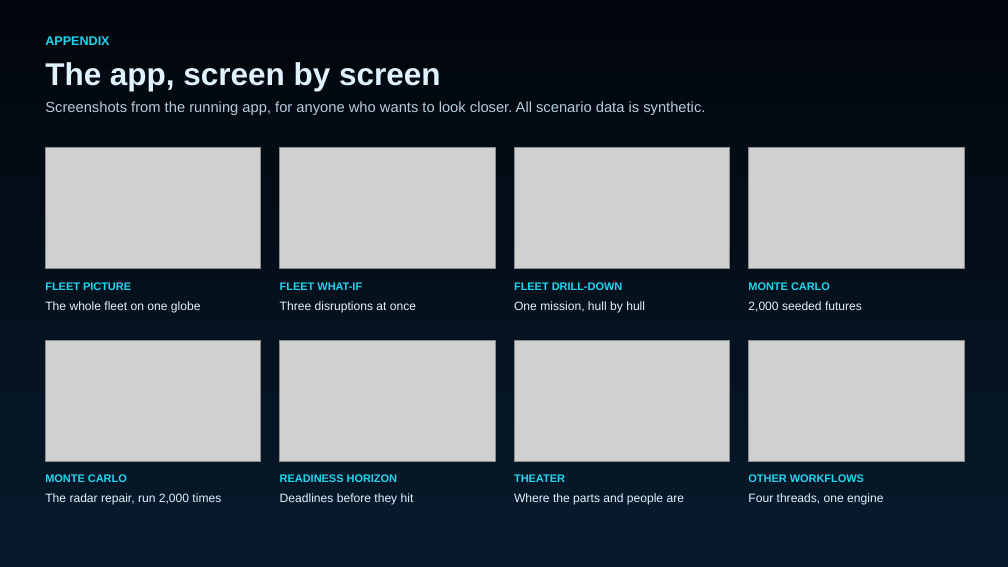
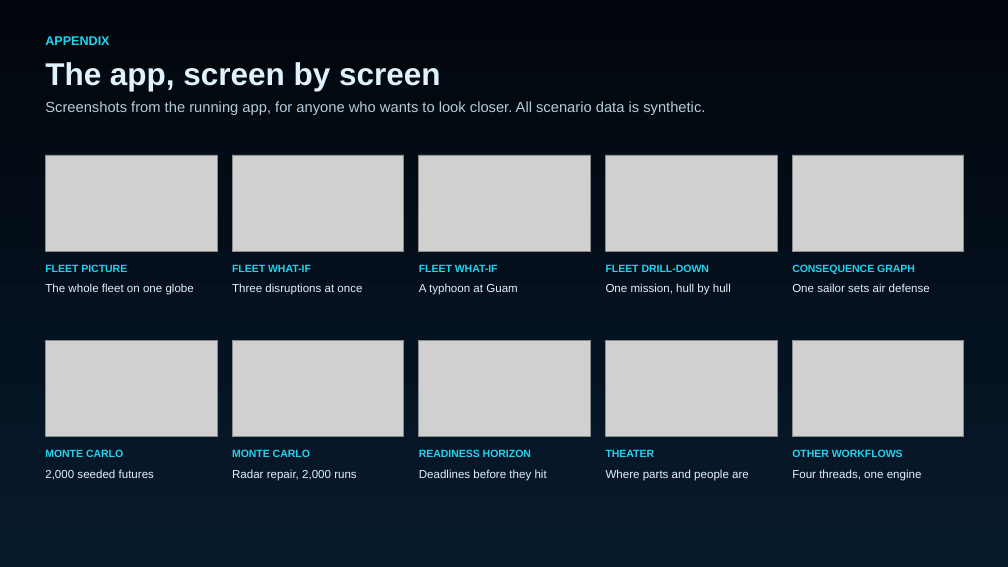
Before and after one commit to bschumacher-uncomn/HAWSIR, a slide deck: slide 20 of docs/slides/HAWSIR_this_week.pptx. Drawn at 1008x567 pixels with LibreOffice and Linux fonts; fonts in the diff are those of the drawing; grey boxes stand for pictures. Boxes give left, top, right and bottom in pixels: in the first picture for what was removed or moved away, otherwise in the second. Text is boxed around its words. In the diff, an @@ line names an element or a change of style, - is before the commit and + after.

Commit message:
Deck: appendix slides for the Pacific fleet globe and the DDG consequence graph
Typhoon at Guam with NSIPS down (fleet globe) and FC1 Martinez setting air
defense margin (consequence graph). capture.mjs gains the two 4K stills and a
drag-to-center step for the globe. 30 slides.

```diff
--- a/docs/slides/HAWSIR_this_week.pptx
+++ b/docs/slides/HAWSIR_this_week.pptx
@@ picture resized from (x1=45, y1=147, x2=261, y2=268) to (x1=45, y1=155, x2=217, y2=252) @@
@@ picture resized from (x1=280, y1=147, x2=495, y2=268) to (x1=232, y1=155, x2=404, y2=252) @@
@@ picture added at (x1=419, y1=155, x2=591, y2=252) @@
@@ picture resized from (x1=514, y1=147, x2=730, y2=268) to (x1=606, y1=155, x2=777, y2=252) @@
@@ picture added at (x1=792, y1=155, x2=964, y2=252) @@
@@ text "FLEET PICTURE" moved from (x1=45, y1=282, x2=131, y2=290) to (x1=45, y1=264, x2=127, y2=272) @@
@@ text "FLEET WHAT-IF" moved from (x1=280, y1=282, x2=362, y2=290) to (x1=232, y1=264, x2=311, y2=272) @@
@@ text added at (x1=419, y1=264, x2=498, y2=272), 10 pt, text #22D3EE, bold @@
+FLEET WHAT-IF
@@ text "FLEET DRILL-DOWN" moved from (x1=514, y1=282, x2=623, y2=290) to (x1=606, y1=264, x2=709, y2=272) @@
@@ text added at (x1=792, y1=264, x2=915, y2=274), 10 pt, text #22D3EE, bold @@
+CONSEQUENCE GRAPH
@@ text "The whole fleet on one ..." moved from (x1=45, y1=301, x2=201, y2=312) to (x1=45, y1=283, x2=194, y2=295) @@
@@ text "Three disruptions at once" moved from (x1=280, y1=301, x2=416, y2=312) to (x1=232, y1=283, x2=362, y2=295) @@
@@ text added at (x1=419, y1=283, x2=517, y2=295), 11 pt, text #E0F2FE @@
+A typhoon at Guam
@@ text "One mission, hull by hull" moved from (x1=514, y1=301, x2=645, y2=312) to (x1=606, y1=283, x2=731, y2=295) @@
@@ text added at (x1=792, y1=283, x2=930, y2=292), 11 pt, text #E0F2FE @@
+One sailor sets air defense
@@ picture resized from (x1=749, y1=147, x2=964, y2=268) to (x1=45, y1=340, x2=217, y2=437) @@
@@ picture resized from (x1=45, y1=340, x2=261, y2=461) to (x1=232, y1=340, x2=404, y2=437) @@
@@ picture resized from (x1=280, y1=340, x2=495, y2=461) to (x1=419, y1=340, x2=591, y2=437) @@
@@ picture resized from (x1=514, y1=340, x2=730, y2=461) to (x1=606, y1=340, x2=777, y2=437) @@
@@ picture resized from (x1=749, y1=340, x2=964, y2=461) to (x1=792, y1=340, x2=964, y2=437) @@
@@ text "MONTE CARLO" moved from (x1=45, y1=474, x2=127, y2=482) to (x1=45, y1=449, x2=123, y2=457) @@
@@ size 10.5 to 10 pt in 8 elements at (x1=45, y1=264, x2=127, y2=272), (x1=232, y1=264, x2=311, y2=272), (x1=45, y1=449, x2=123, y2=457), (x1=792, y1=449, x2=903, y2=457), (x1=606, y1=264, x2=709, y2=272), (x1=606, y1=449, x2=655, y2=457), (x1=419, y1=449, x2=531, y2=457), (x1=232, y1=449, x2=310, y2=457) @@
@@ text "MONTE CARLO" moved from (x1=748, y1=282, x2=830, y2=290) to (x1=232, y1=449, x2=310, y2=457) @@
@@ text "READINESS HORIZON" moved from (x1=280, y1=474, x2=398, y2=482) to (x1=419, y1=449, x2=531, y2=457) @@
@@ text "THEATER" moved from (x1=514, y1=474, x2=565, y2=482) to (x1=606, y1=449, x2=655, y2=457) @@
@@ text "OTHER WORKFLOWS" moved from (x1=748, y1=474, x2=864, y2=482) to (x1=792, y1=449, x2=903, y2=457) @@
@@ size 11.5 to 11 pt in 6 elements at (x1=45, y1=283, x2=194, y2=295), (x1=232, y1=283, x2=362, y2=295), (x1=792, y1=469, x2=922, y2=481), (x1=606, y1=283, x2=731, y2=295), (x1=419, y1=469, x2=547, y2=481), (x1=45, y1=469, x2=154, y2=480) @@
@@ text "2,000 seeded futures" moved from (x1=748, y1=301, x2=862, y2=312) to (x1=45, y1=469, x2=154, y2=480) @@
@@ text at (x1=232, y1=469, x2=356, y2=481): text changed; size 11.5 to 11 pt @@
-The radar repair, run 2,000 times
+Radar repair, 2,000 runs
@@ text "Deadlines before they hit" moved from (x1=280, y1=493, x2=414, y2=505) to (x1=419, y1=469, x2=547, y2=481) @@
@@ text at (x1=606, y1=469, x2=749, y2=481): text changed; size 11.5 to 11 pt @@
-Where the parts and people are
+Where parts and people are
@@ text "Four threads, one engine" moved from (x1=748, y1=493, x2=883, y2=505) to (x1=792, y1=469, x2=922, y2=481) @@
```
Also in this commit, not shown: 2 slides added, 4 other files.
